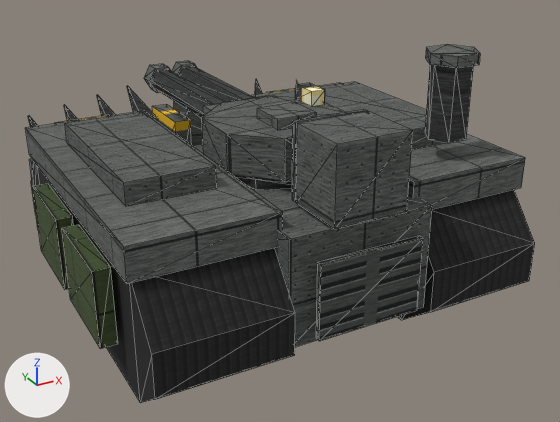
The glTF model art/models/wild_boar.glb as it was, and as the next commit left it.
Rendered twice from a 50 mm lens placed at (-67.5, -132.3, 78.3), pointed at (7.0, 3.1, 10.6). Lighting does not change. The marker at lower left points along +X, +Y and +Z. The first picture is the older version. Mesh edges are drawn as thin lines. Where no turn or scale is listed for an object, it has been applied to the vertices. Vertices at exactly the same position are counted once.

In view in the first picture: 'ablative', 'gun', 'gun.001', 'hull', 'mantlet', 'missile_box', 'missile_face', 'muzzle', 'muzzle.001', 'rear_vents', 'sight', 'skirt', 'skirt.001', 'stack', 'stack_cap', 'tread', 'tread.001', 'tread_deck', 'tread_deck.001', 'turret' and 13 more.
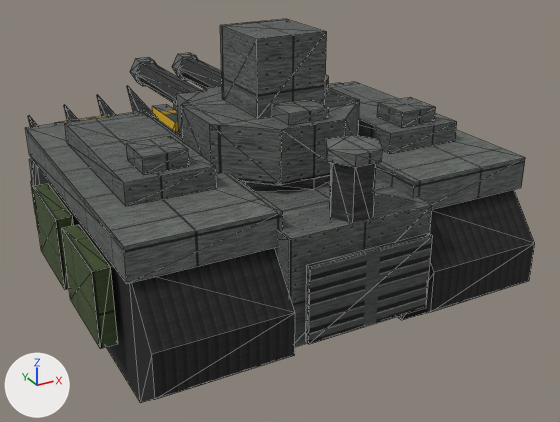
Changed parts and their boxes [x1, y1, x2, y2] in the pictures (560 x 422 px):
'missile_box', moved, rescaled (10% narrower, 16% shorter)
    before: [296, 111, 413, 229]
    after: [222, 20, 327, 119]
'turret', moved, rescaled (24% wider, 15% taller)
    before: [202, 96, 345, 182]
    after: [181, 86, 359, 185]
'stack', moved, rescaled
    before: [425, 65, 473, 143]
    after: [330, 162, 375, 223]
'stack_cap', moved
    before: [425, 45, 480, 68]
    after: [326, 135, 382, 167]
'gun', moved
    before: [152, 69, 225, 118]
    after: [138, 63, 202, 105]
'pad', added
    after: [126, 136, 189, 175]
'gun.001', moved
    before: [179, 66, 254, 102]
    after: [180, 58, 222, 89]
'pad.001', added
    after: [377, 98, 436, 128]
'missile_face', moved
    before: [292, 109, 367, 202]
    after: [220, 19, 287, 100]
'sight', moved (mostly hidden afterwards)
    before: [296, 83, 325, 107]
    after: [325, 75, 329, 91]
'muzzle', moved
    before: [144, 64, 171, 93]
    after: [130, 58, 157, 86]
'mantlet', moved, rescaled (mostly hidden before)
    before: [203, 103, 220, 116]
    after: [176, 90, 203, 134]
'muzzle.001', moved
    before: [171, 61, 197, 76]
    after: [172, 53, 198, 81]

Edits to the bpy script that builds the scene:
```text
Change me_gun:
    remove me_gun.from_pydata(...)  # 12 vertices, 20 faces; spans x -6.2..-0.6, y 6.0..46.0, z 29.6..34.4
    add me_gun.from_pydata(...)  # 12 vertices, 20 faces; spans x -8.3..-2.7, y 10.0..50.0, z 30.6..35.4
    me_gun part 1: the whole mesh is moved by (-2.1, 4.0, 1.0)
Change me_gun_001:
    remove me_gun_001.from_pydata(...)  # 12 vertices, 20 faces; spans x 0.6..6.2, y 6.0..46.0, z 29.6..34.4
    add me_gun_001.from_pydata(...)  # 12 vertices, 20 faces; spans x 2.7..8.3, y 10.0..50.0, z 30.6..35.4
    me_gun_001 part 3: the whole mesh is moved by (2.1, 4.0, 1.0)
Change me_muzzle:
    remove me_muzzle.from_pydata(...)  # 12 vertices, 20 faces; spans x -6.8..0.0, y 43.0..47.0, z 29.06..34.94
    add me_muzzle.from_pydata(...)  # 12 vertices, 20 faces; spans x -8.9..-2.1, y 47.0..51.0, z 30.06..35.94
    me_muzzle part 2: the whole mesh is moved by (-2.1, 4.0, 1.0)
Change me_muzzle_001:
    remove me_muzzle_001.from_pydata(...)  # 12 vertices, 20 faces; spans x 0.0..6.8, y 43.0..47.0, z 29.06..34.94
    add me_muzzle_001.from_pydata(...)  # 12 vertices, 20 faces; spans x 2.1..8.9, y 47.0..51.0, z 30.06..35.94
    me_muzzle_001 part 4: the whole mesh is moved by (2.1, 4.0, 1.0)
Change me_missile_box:
    remove me_missile_box.from_pydata(...)  # 8 vertices, 12 faces; spans x -7.0..7.0, y -40.0..-28.0, z 27.0..41.0
    add me_missile_box.from_pydata(...)  # 8 vertices, 12 faces; spans x -7.0..7.0, y -14.0..-0.2, z 38.0..52.0
    me_missile_box part 5: the whole mesh is scaled about its middle by (1, 1.15, 1), then moved by (0.0, 26.9, 11.0)
Change me_missile_face:
    remove me_missile_face.from_pydata(...)  # 8 vertices, 12 faces; spans x -7.0..7.0, y -27.6..-26.6, z 27.0..41.0
    add me_missile_face.from_pydata(...)  # 8 vertices, 12 faces; spans x -7.0..7.0, y -0.2..0.8, z 38.0..52.0
    me_missile_face part 6: the whole mesh is moved by (0.0, 27.4, 11.0)
Change me_stack:
    remove me_stack.from_pydata(...)  # 12 vertices, 20 faces; spans x 22.0..30.0, y -29.46..-22.54, z 33.0..47.0
    add me_stack.from_pydata(...)  # 12 vertices, 20 faces; spans x -4.0..4.0, y -37.46..-30.54, z 24.0..36.0
    me_stack part 9: the whole mesh is scaled about its middle by (1, 1, 0.857), then moved by (-26.0, -8.0, -10.0)
Change me_stack_cap:
    remove me_stack_cap.from_pydata(...)  # 12 vertices, 20 faces; spans x 21.0..31.0, y -30.33..-21.67, z 47.0..49.0
    add me_stack_cap.from_pydata(...)  # 12 vertices, 20 faces; spans x -5.0..5.0, y -38.33..-29.67, z 36.0..38.0
    me_stack_cap part 10: the whole mesh is moved by (-26.0, -8.0, -11.0)
Change me_mantlet:
    remove me_mantlet.from_pydata(...)  # 8 vertices, 12 faces; spans x -8.0..8.0, y 2.0..8.0, z 29.0..35.0
    add me_mantlet.from_pydata(...)  # 8 vertices, 12 faces; spans x -12.0..12.0, y 6.0..12.0, z 29.0..37.0
    me_mantlet part 7: the whole mesh is scaled about its middle by (1.5, 1, 1.33), then moved by (0.0, 4.0, 1.0)
Change me_sight:
    remove me_sight.from_pydata(...)  # 8 vertices, 12 faces; spans x 9.0..12.0, y -6.0..0.0, z 36.0..39.0
    add me_sight.from_pydata(...)  # 8 vertices, 12 faces; spans x 11.0..14.0, y -4.0..2.0, z 38.0..41.0
    me_sight part 8: the whole mesh is moved by (2.0, 2.0, 2.0)
Change me_turret:
    remove me_turret.from_pydata(...)  # 16 vertices, 28 faces; spans x -12.9..12.9, y -20.9..4.9, z 28.0..36.0
    add me_turret.from_pydata(...)  # 16 vertices, 28 faces; spans x -15.7..15.7, y -21.7..9.7, z 28.0..38.0
    me_turret part 11: the whole mesh is scaled about its middle by (1.21, 1.21, 1.25), then moved by (0.0, 2.0, 1.0)
Add ob_pad_001:
    ob_pad_001 = bpy.data.objects.new('pad.001', me_pad_001)  # a box spanning x -4.0..4.0, y -4.0..4.0, z -3.0..0.0; in mat_steel_panel (picture img_panel)
    ob_pad_001.location = (26.0, -14.0, 36.0)
Add ob_pad:
    ob_pad = bpy.data.objects.new('pad', me_pad_001.copy())
    ob_pad.location = (-26.0, -14.0, 36.0)
```
